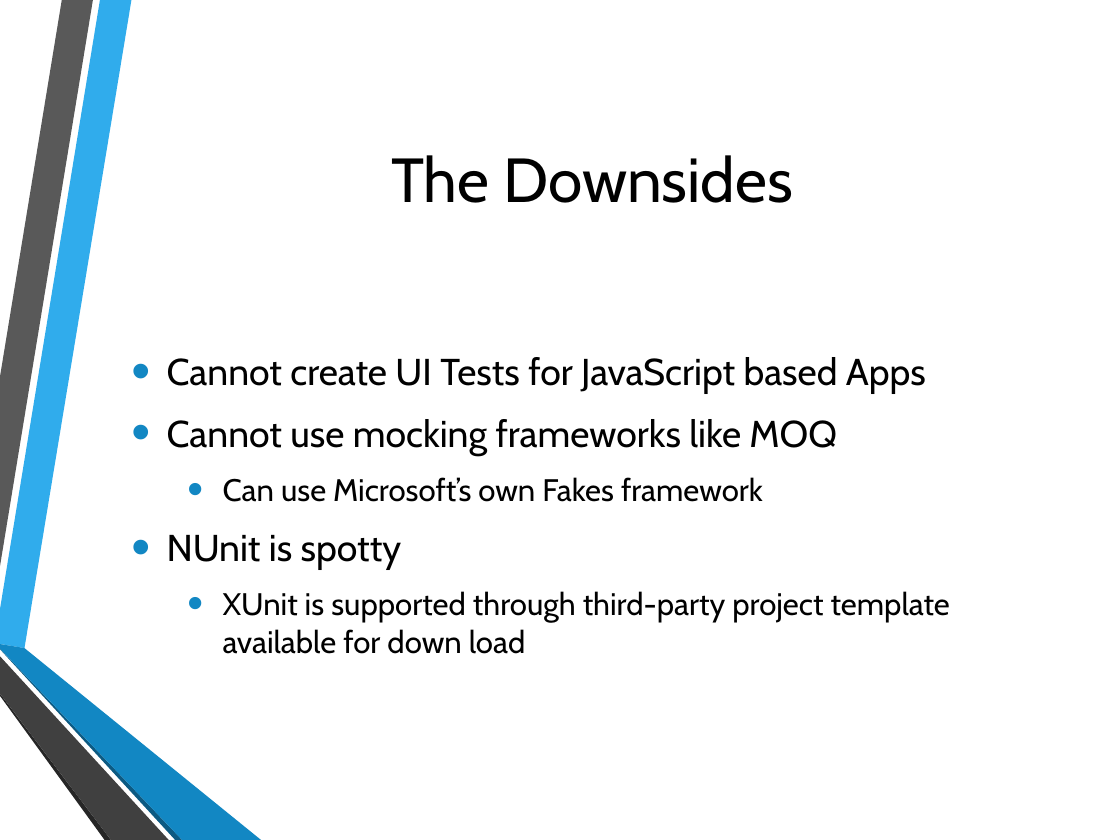
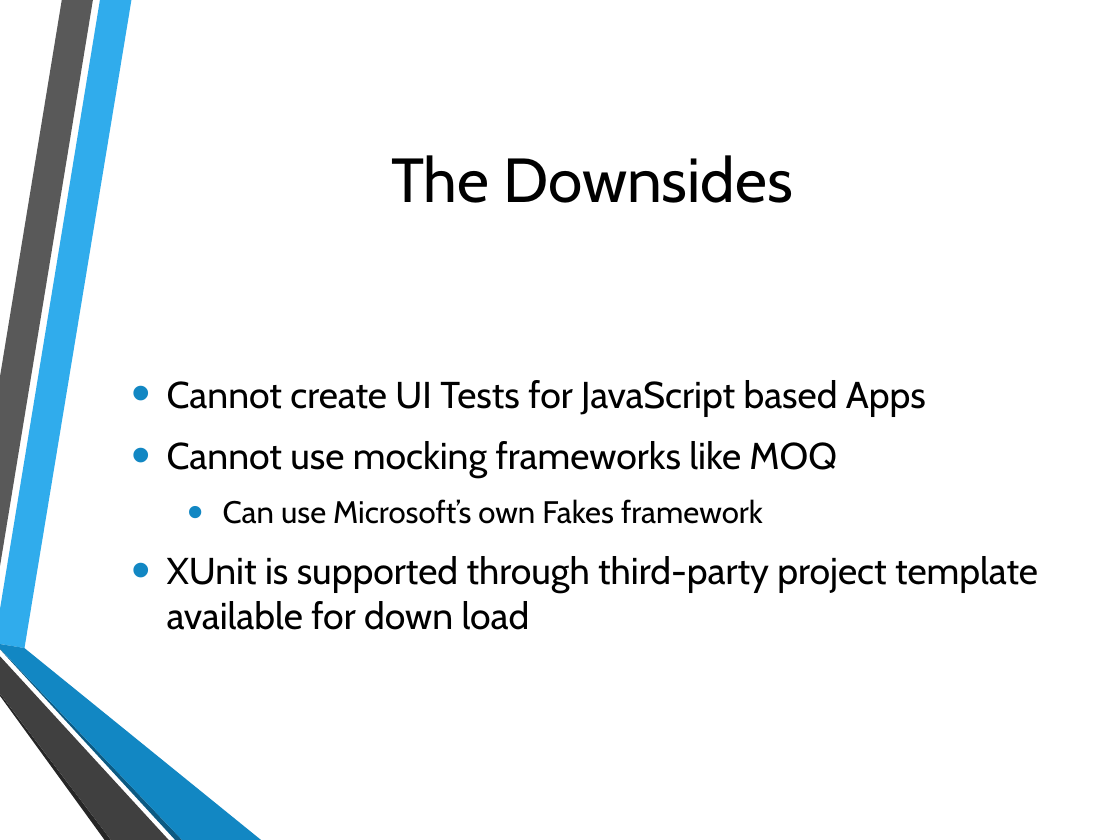
Before and after one commit to jerrelblankenship/Presentations, a slide deck: slide 7 of MamaSaidTestYourCode/cododn2013/Mama Said Test Your Code.pptx (slide 8 before the commit). Drawn at 1120x840 pixels with LibreOffice and Linux fonts; fonts in the diff are those of the drawing; background and template pictures are left out. Boxes give left, top, right and bottom in pixels: in the first picture for what was removed or moved away, otherwise in the second. Text is boxed around its words. In the diff, an @@ line names an element or a change of style, - is before the commit and + after.

Commit message:
last minute changes to slide deck and live coding samples

```diff
--- a/MamaSaidTestYourCode/cododn2013/Mama Said Test Your Code.pptx
+++ b/MamaSaidTestYourCode/cododn2013/Mama Said Test Your Code.pptx
@@ text at bbox=[167, 535, 402, 570]: paragraph removed @@
-• NUnit is spotty
@@ text at bbox=[167, 556, 1038, 630]: size 20 to 24 pt in "XUnit is supported through third-party project template ..."; list level 2 to 1 in "XUnit is supported through third-party ..." @@
```
Also in this commit, not shown: 4 other files.
